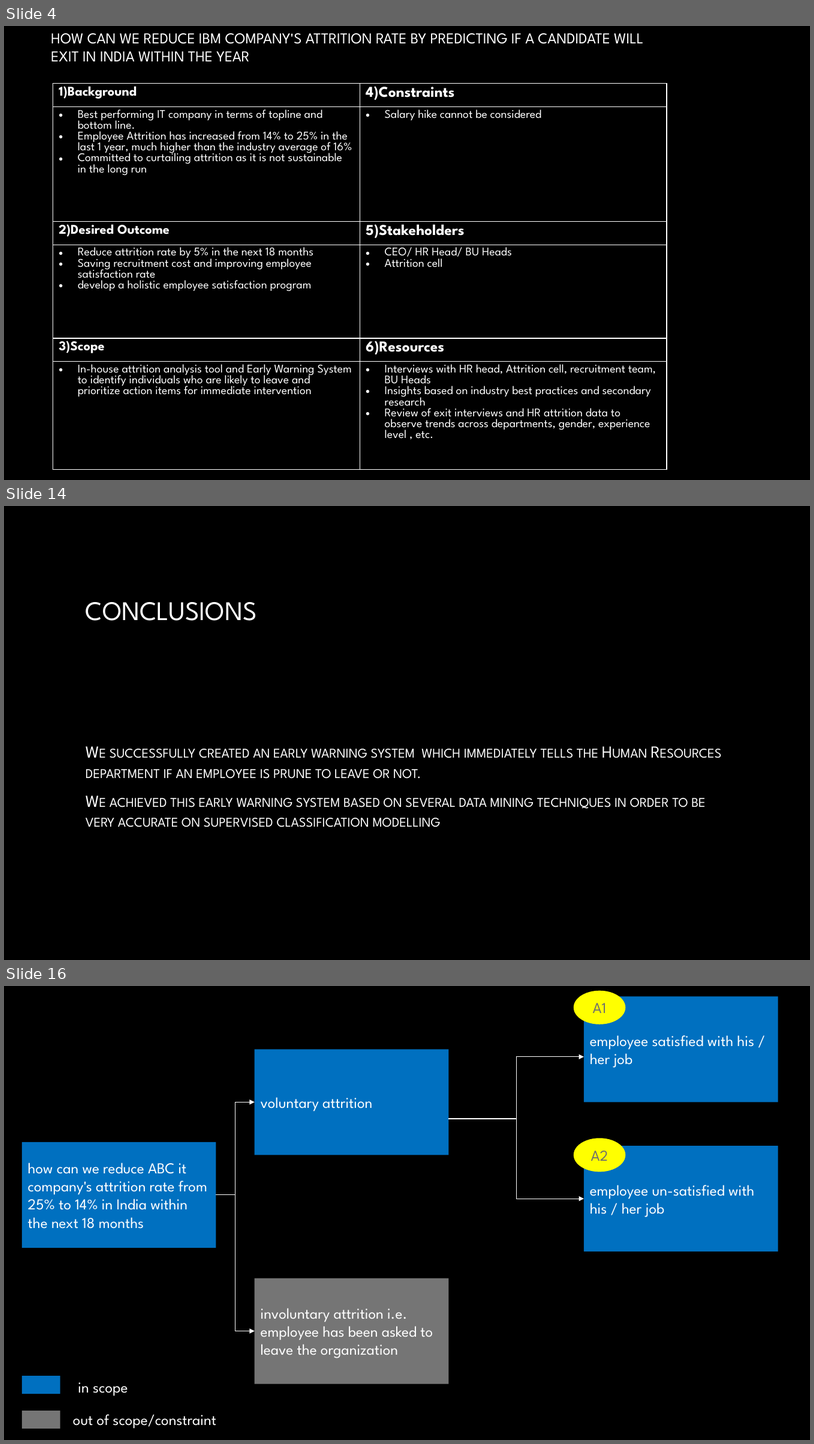
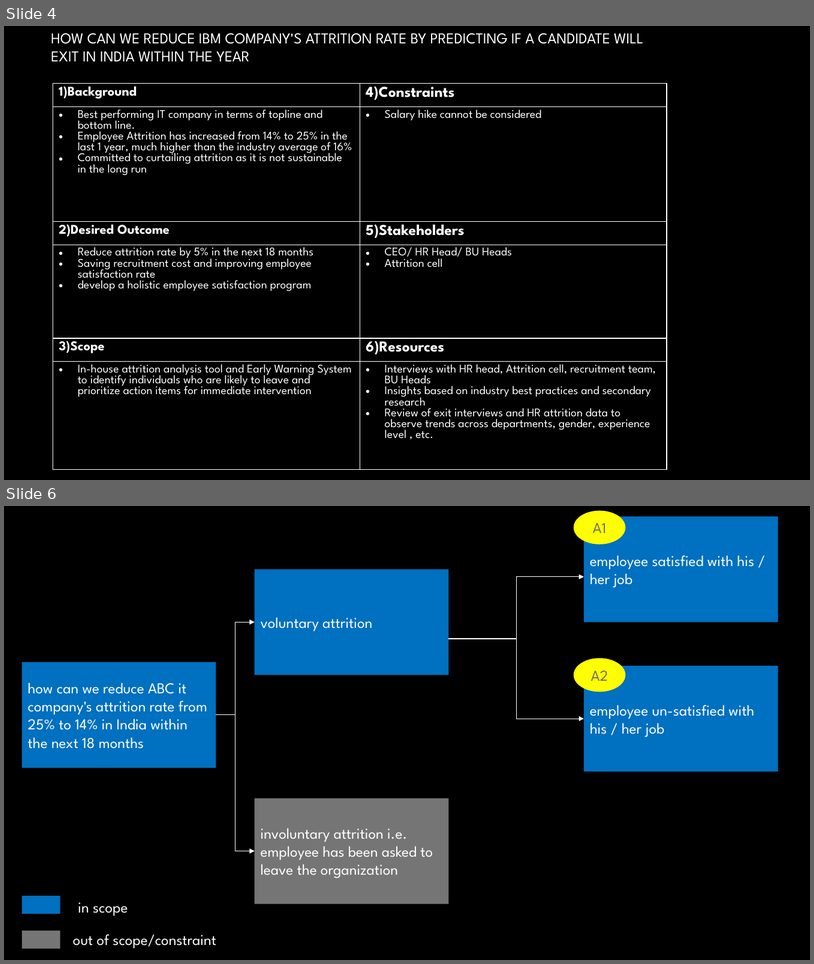
Before and after one commit to mmd52/HR_Employee_Attrition, a slide deck: Attrition Management.pptx. Shown one above the other, each under a label of ours: slides 4, 14 and 16 before the commit, slides 4 and 6 after it; the slides between them are not shown. The pictures are 814x1444 and 814x964 pixels, drawn with LibreOffice and Linux fonts; fonts in the diff are those of the drawing; background and template pictures are left out. Boxes give left, top, right and bottom in pixels: in the first picture for what was removed or moved away, otherwise in the second. Text is boxed around its words. In the diff, an @@ line names an element or a change of style, - is before the commit and + after.

```diff
--- a/Attrition Management.pptx
+++ b/Attrition Management.pptx
@@ slide 14 removed at <box>4,506,810,960</box>, background picture (left out) @@
@@ title removed at <box>86,602,257,621</box> @@
-CONCLUSIONS
@@ text removed at <box>86,748,706,827</box> @@
-We successfully created an early warning system which immediately tells the Human Resources department if an employee is prune to leave or not.
-We achieved this early warning system based on several data mining techniques in order to be very accurate on supervised classification modelling
@@ what was slide 16 is now slide 6 @@
```
Also in this commit, not shown: 2 slides changed, 9 other slides removed, 24 other files.
